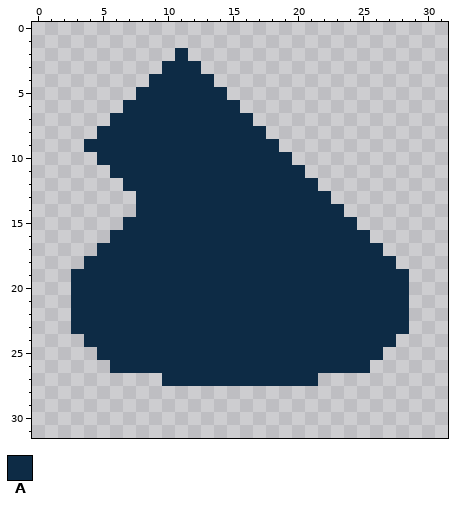
Pixel-art sprite: assets/textures/ingredients/garlic_clove.png. The first picture shows the starting point.
The file is 32x32 pixels.
Palette (. is transparent): A #0d2b45
The same view after the edit:
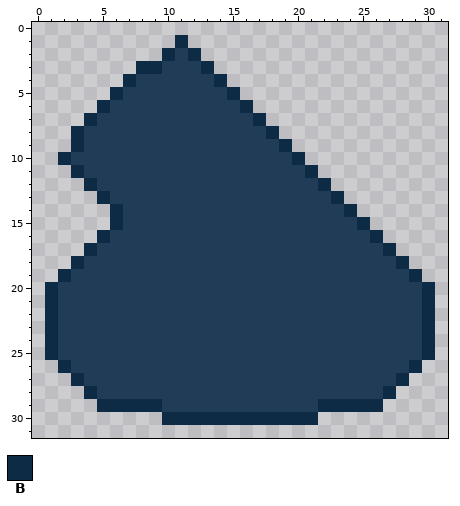
Colours new in this view: B #0d2b45
The edit:
colour A: #0d2b45 -> #203c56
y 1: x 11 . -> B
y 2: x 10 . -> B; x 12 . -> B
y 3: x 8..9 .. -> BB; x 13 . -> B
y 4: x 7..8 .. -> BA; x 14 . -> B
y 5: x 6..7 .. -> BA; x 15 . -> B
y 6: x 5..6 .. -> BA; x 16 . -> B
y 7: x 4..5 .. -> BA; x 17 . -> B
y 8: x 3..4 .. -> BA; x 18 . -> B
y 9: x 3 . -> B; x 19 . -> B
y 10: x 2..4 ... -> BAA; x 20 . -> B
y 11: x 3..5 ... -> BAA; x 21 . -> B
y 12: x 4..6 ... -> BAA; x 22 . -> B
y 13: x 5..7 ... -> BAA; x 23 . -> B
y 14: x 6..7 .. -> BA; x 24 . -> B
y 15: x 6 . -> B; x 25 . -> B
y 16: x 5 . -> B; x 26 . -> B
y 17: x 4 . -> B; x 27 . -> B
y 18: x 3 . -> B; x 28 . -> B
y 19: x 2 . -> B; x 29 . -> B
y 20..23: x 1..2 .. -> BA; x 29..30 .. -> AB
y 24: x 1..3 ... -> BAA; x 28..30 ... -> AAB
y 25: x 1..4 .... -> BAAA; x 27..30 .... -> AAAB
y 26: x 2..5 .... -> BAAA; x 26..29 .... -> AAAB
y 27: x 3..9 ....... -> BAAAAAA; x 22..28 ....... -> AAAAAAB
y 28: x 4..27 ........................ -> BAAAAAAAAAAAAAAAAAAAAAAB
y 29: x 5..26 ...................... -> BBBBBAAAAAAAAAAAABBBBB
y 30: x 10..21 ............ -> BBBBBBBBBBBB
Changed places in both pictures, as pixel boxes (x1, y1, x2, y2):
changed: (45, 35, 435, 425)
